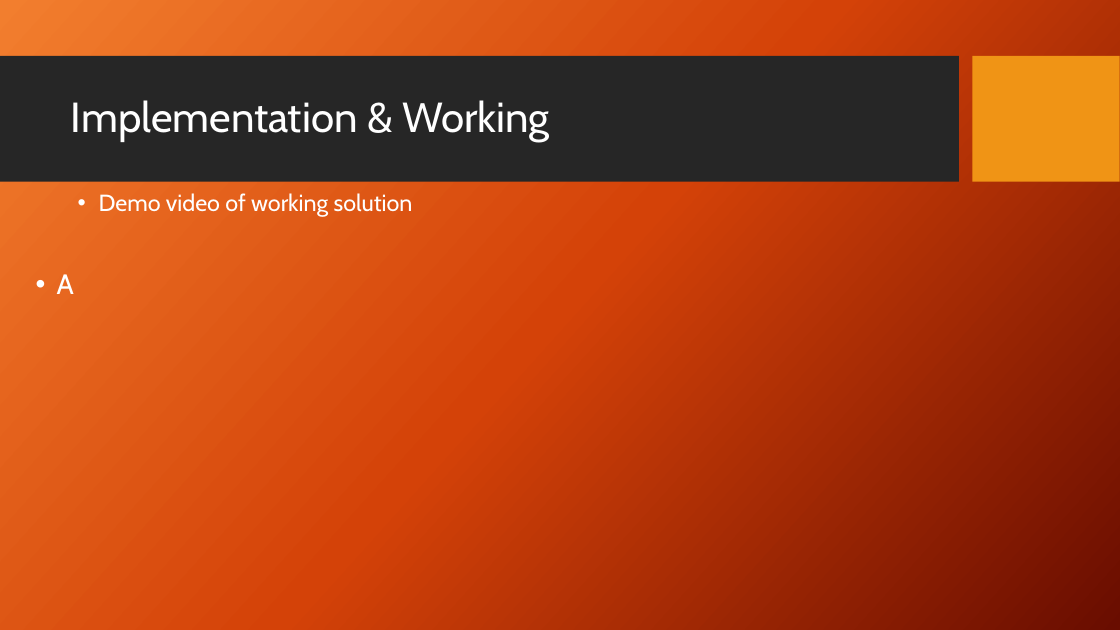
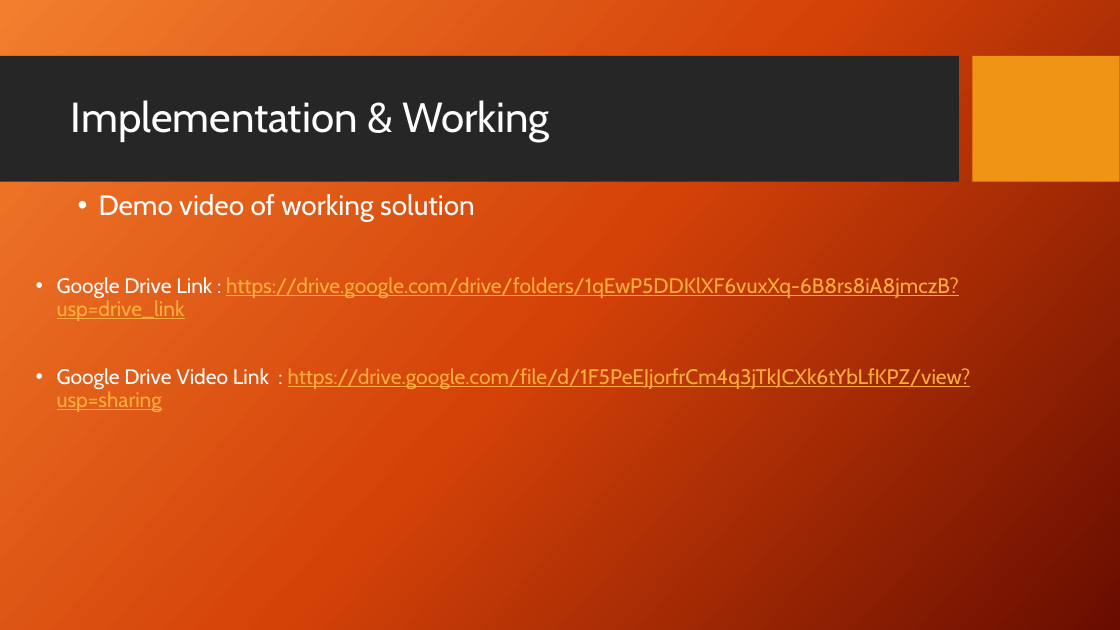
Before and after one commit to ShelkeAkshay-2022mt93331/dissertation, a slide deck: slide 14 of 7_Reports/3_Final_PPT/2022mt93331.pptx (slide 11 before the commit). Drawn at 1120x630 pixels with LibreOffice and Linux fonts; fonts in the diff are those of the drawing; background and template pictures are left out. Boxes give left, top, right and bottom in pixels: in the first picture for what was removed or moved away, otherwise in the second. Text is boxed around its words. In the diff, an @@ line names an element or a change of style, - is before the commit and + after.

```diff
--- a/7_Reports/3_Final_PPT/2022mt93331.pptx
+++ b/7_Reports/3_Final_PPT/2022mt93331.pptx
@@ text at [99, 194, 475, 222]: size 20 to 24 pt in "Demo video of working solution" @@
@@ text at [57, 275, 971, 412]: text changed; size 24 to 18 pt; text colour #FFFFFF to #FFAE3E @@
-• A
+• Google Drive Link : https://drive.google.com/drive/folders/1qEwP5DDKlXF6vuxXq-6B8rs8iA8jmczB?usp=drive_link
+• Google Drive Video Link : https://drive.google.com/file/d/1F5PeEJjorfrCm4q3jTkJCXk6tYbLfKPZ/view?usp=sharing
```
Also in this commit, not shown: 9 other slides changed, 6 slides added, 5 other files.
